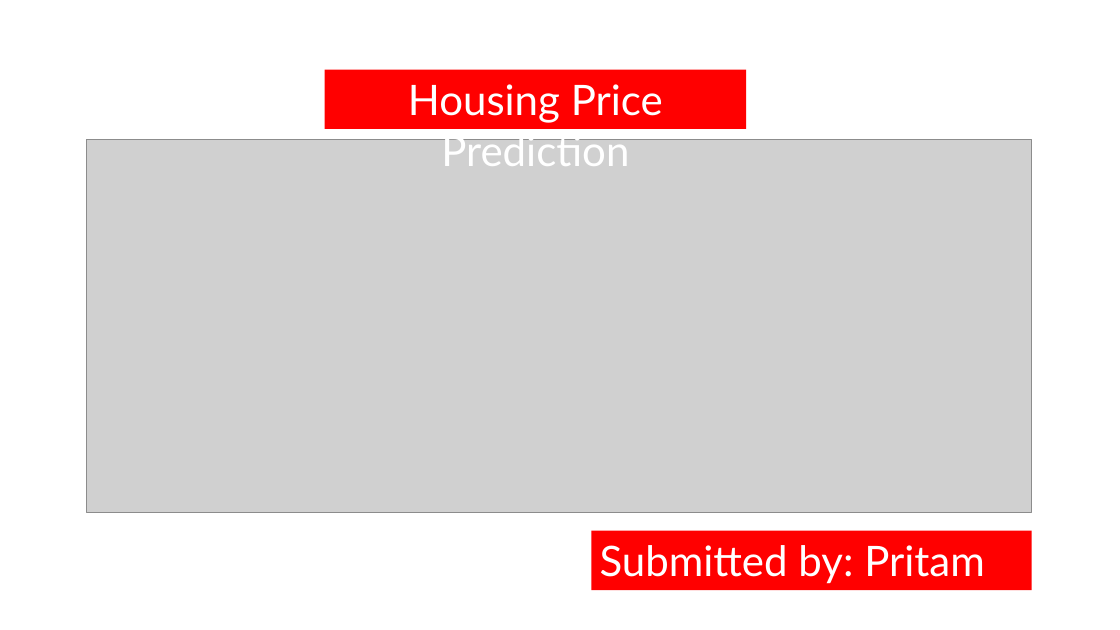
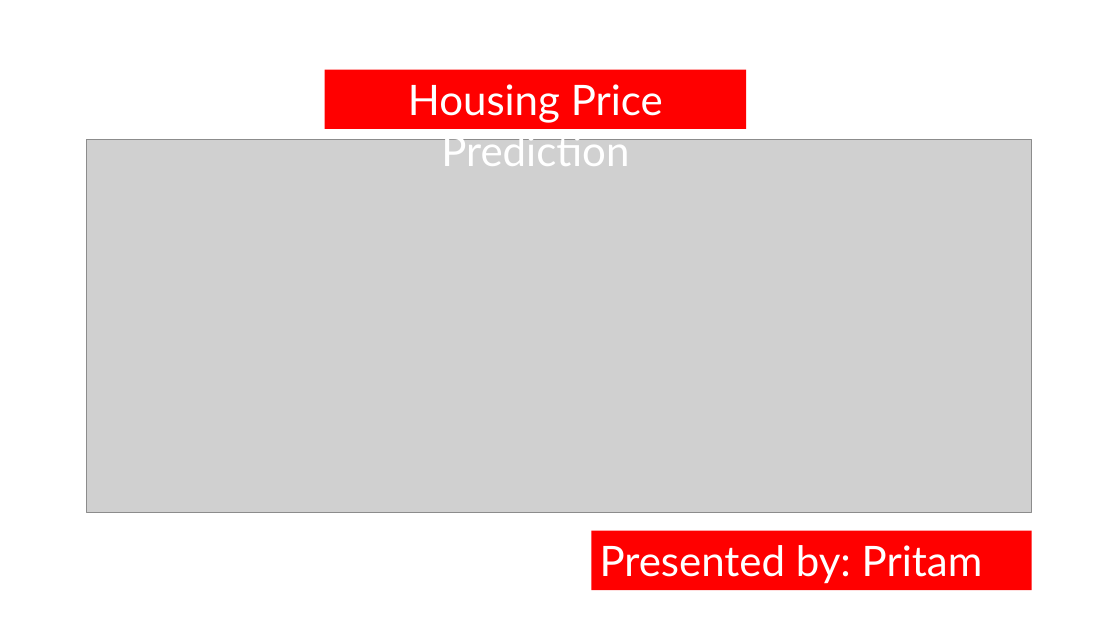
Before and after one commit to imprits/Housing-Price-Prediction, a slide deck: slide 1 of Housing Price Prediction .pptx. Drawn at 1120x630 pixels with LibreOffice and Linux fonts; fonts in the diff are those of the drawing; grey boxes stand for pictures. Boxes give left, top, right and bottom in pixels: in the first picture for what was removed or moved away, otherwise in the second. Text is boxed around its words. In the diff, an @@ line names an element or a change of style, - is before the commit and + after.

```diff
--- a/Housing Price Prediction .pptx
+++ b/Housing Price Prediction .pptx
@@ text in rectangle at (600,545,983,630): text changed @@
-Submitted by: Pritam Sangle
+Presented by: Pritam Sangle
```
